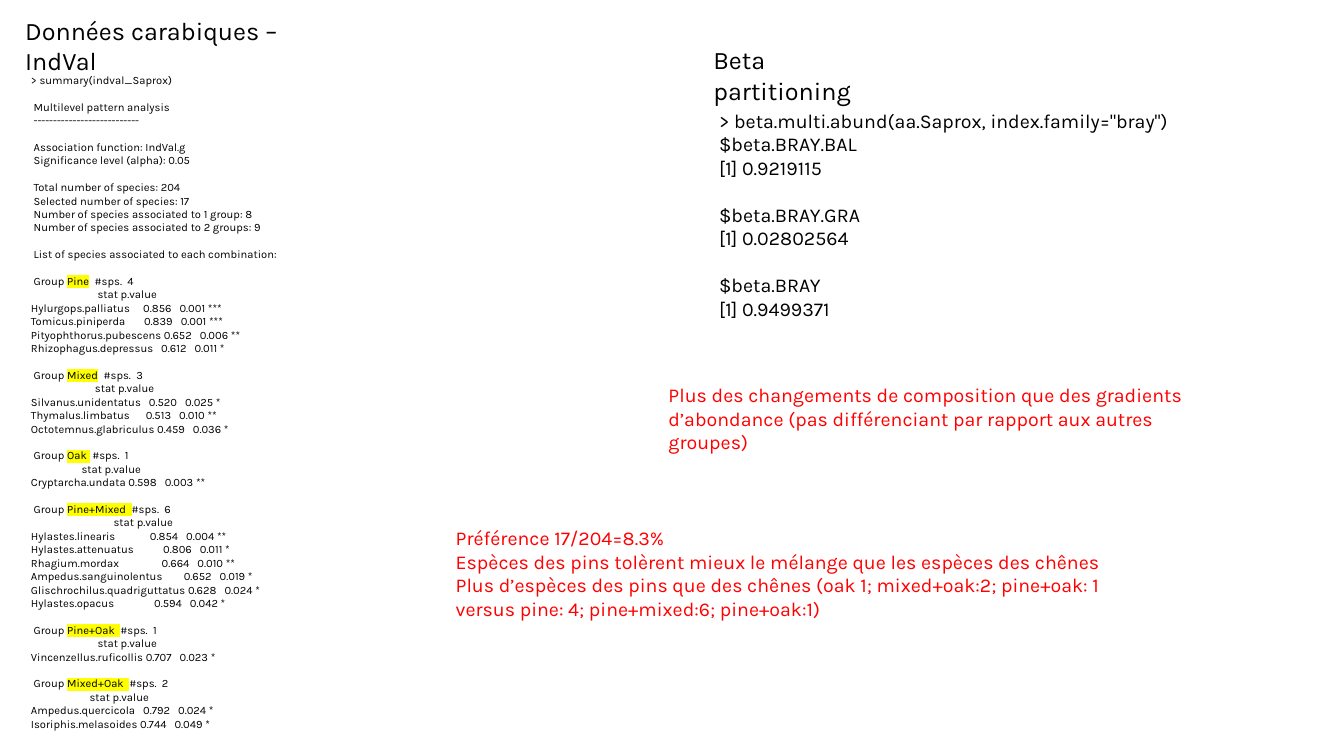
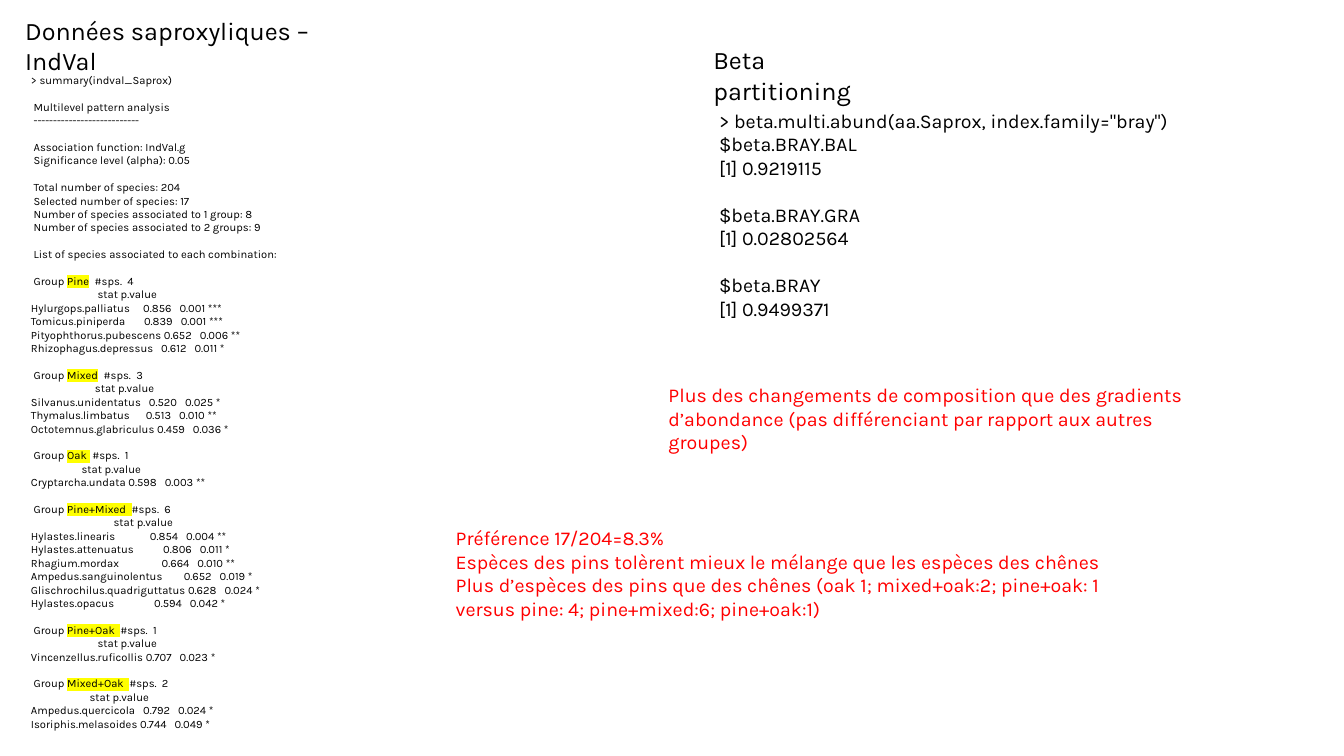
Before and after one commit to jybarnagaud/inrae-tree-mixture-communities, a slide deck: slide 21 of notes/Analyses_OakPine_2026.pptx. Drawn at 1344x756 pixels with LibreOffice and Linux fonts; fonts in the diff are those of the drawing. Boxes give left, top, right and bottom in pixels: in the first picture for what was removed or moved away, otherwise in the second. Text is boxed around its words. In the diff, an @@ line names an element or a change of style, - is before the commit and + after.

```diff
--- a/notes/Analyses_OakPine_2026.pptx
+++ b/notes/Analyses_OakPine_2026.pptx
@@ text at [25, 21, 291, 71]: text changed @@
-Données carabiques – IndVal
+Données saproxyliques – IndVal
```
Also in this commit, not shown: 7 other files.
